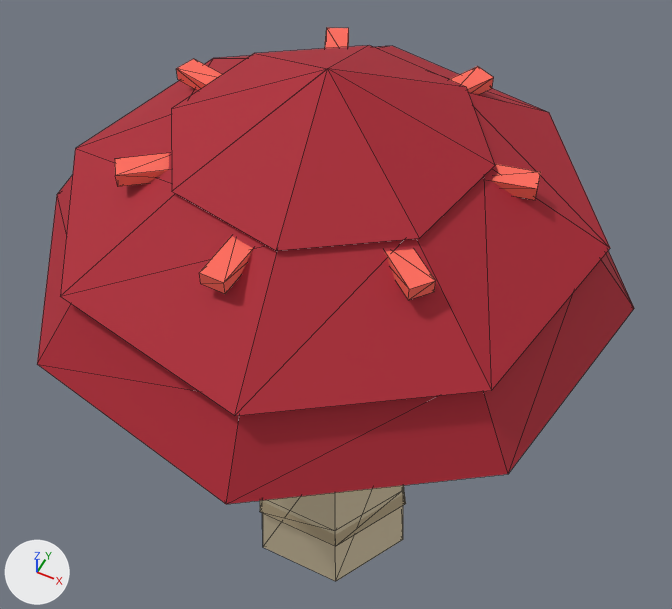
Before and after pictures for a commit that changed the glTF model assets/models/mushrooms/kazar.gltf.
One viewpoint serves both versions: a camera (50 mm lens) standing at (0.238, -0.464, 0.92) and looking at (-0.007, 0.026, 0.307). Lighting does not change. The marker at lower left points along +X, +Y and +Z. The picture after the commit comes second. Mesh edges are drawn as thin lines. Vertices at exactly the same position are counted once.

The first picture shows 'cap_mid_1', 'cap_rim', 'cap_top', 'cap_vein_0', 'cap_vein_1', 'cap_vein_2', 'cap_vein_3', 'cap_vein_4', 'cap_vein_5', 'cap_vein_6', 'stem', 'stem_ring_0'.
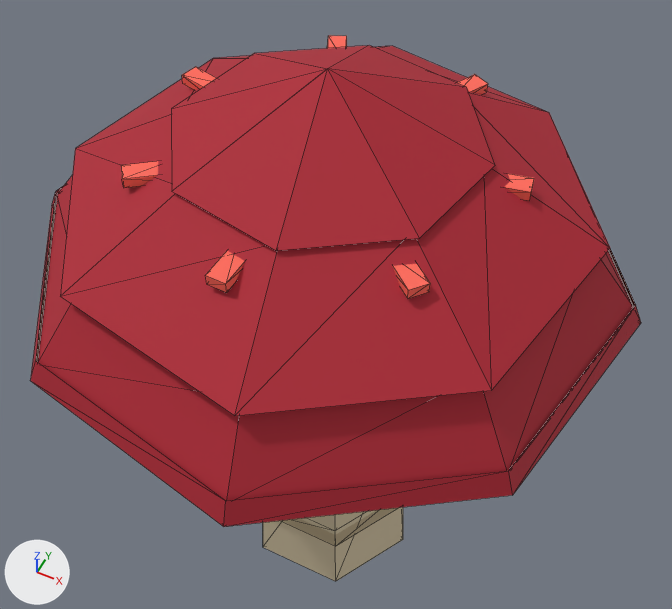
What the commit changed:
me_cap_vein_0 is used by ob_cap_vein_0; location (0.0, 0.0, 0.0).
me_cap_vein_0 had 8 vertices, 12 faces and spanned x 0.0993..0.1469, y 0.0108..0.0371, z 0.4968..0.5068.
me_cap_vein_0 now has 8 vertices, 12 faces and spans x 0.1031..0.1432, y 0.0129..0.0349, z 0.4938..0.5018.
me_cap_vein_0 part 1: the whole mesh is scaled about its middle by (0.844, 0.835, 0.8), then moved by (0.0, 0.0, -0.004).
me_cap_vein_1 is used by ob_cap_vein_1; location (0.0, 0.0, 0.0).
me_cap_vein_1 had 8 vertices, 12 faces and spanned x 0.0397..0.0765, y 0.0871..0.1353, z 0.4968..0.5068.
me_cap_vein_1 now has 8 vertices, 12 faces and spans x 0.0426..0.0735, y 0.0909..0.1315, z 0.4938..0.5018.
me_cap_vein_1 part 2: the whole mesh is scaled about its middle by (0.84, 0.844, 0.8), then moved by (0.0, 0.0, -0.004).
me_cap_vein_2 is used by ob_cap_vein_2; location (0.0, 0.0, 0.0).
me_cap_vein_2 had 8 vertices, 12 faces and spanned x -0.0681..-0.0334, y 0.0905..0.1389, z 0.4968..0.5068.
me_cap_vein_2 now has 8 vertices, 12 faces and spans x -0.0653..-0.0362, y 0.0943..0.1351, z 0.4938..0.5018.
me_cap_vein_2 part 3: the whole mesh is scaled about its middle by (0.839, 0.844, 0.8), then moved by (0.0, 0.0, -0.004).
me_cap_vein_3 is used by ob_cap_vein_3; location (0.0, 0.0, 0.0).
me_cap_vein_3 had 8 vertices, 12 faces and spanned x -0.1454..-0.0973, y 0.0174..0.0463, z 0.4968..0.5068.
me_cap_vein_3 now has 8 vertices, 12 faces and spans x -0.1416..-0.101, y 0.0198..0.0439, z 0.4938..0.5018.
me_cap_vein_3 part 4: the whole mesh is scaled about its middle by (0.844, 0.837, 0.8), then moved by (0.0, 0.0, -0.004).
me_cap_vein_4 is used by ob_cap_vein_4; location (0.0, 0.0, 0.0).
me_cap_vein_4 had 8 vertices, 12 faces and spanned x -0.124..-0.0771, y -0.0957..-0.0543, z 0.4968..0.5068.
me_cap_vein_4 now has 8 vertices, 12 faces and spans x -0.1203..-0.0808, y -0.0924..-0.0576, z 0.4938..0.5018.
me_cap_vein_4 part 5: the whole mesh is scaled about its middle by (0.844, 0.842, 0.8), then moved by (0.0, 0.0, -0.004).
me_cap_vein_5 is used by ob_cap_vein_5; location (0.0, 0.0, 0.0).
me_cap_vein_5 had 8 vertices, 12 faces and spanned x -0.0138..0.0057, y -0.1482..-0.1026, z 0.4968..0.5068.
me_cap_vein_5 now has 8 vertices, 12 faces and spans x -0.0122..0.004, y -0.1446..-0.1061, z 0.4938..0.5018.
me_cap_vein_5 part 6: the whole mesh is scaled about its middle by (0.833, 0.844, 0.8), then moved by (0.0, 0.0, -0.004).
me_cap_vein_6 is used by ob_cap_vein_6; location (0.0, 0.0, 0.0).
me_cap_vein_6 had 8 vertices, 12 faces and spanned x 0.0725..0.1185, y -0.1028..-0.0599, z 0.4968..0.5068.
me_cap_vein_6 now has 8 vertices, 12 faces and spans x 0.0762..0.1148, y -0.0994..-0.0633, z 0.4938..0.5018.
me_cap_vein_6 part 7: the whole mesh is scaled about its middle by (0.843, 0.842, 0.8), then moved by (0.0, 0.0, -0.004).
Mesh me_cap_lip is new.
It has 16 vertices, 22 faces and spans x -0.239..0.239, y -0.239..0.239, z 0.389..0.407.
It uses material mat_mushroom (picture img_0).
Object 'cap_lip' (ob_cap_lip) is new; it shows me_cap_lip.
Its location is (0.0, 0.0, 0.0).

What differs and where, as boxes [x1, y1, x2, y2] in the pictures (672 x 609 px):
'cap_lip', added: after [31, 187, 641, 527]
'cap_vein_5', moved, rescaled: before [199, 236, 253, 294]; after [205, 251, 245, 292]
'cap_vein_6', moved, rescaled: before [385, 249, 436, 300]; after [393, 264, 430, 299]
'cap_vein_4', moved, rescaled: before [115, 153, 169, 187]; after [121, 161, 158, 188]
'cap_vein_0', moved, rescaled: before [491, 164, 541, 200]; after [505, 173, 534, 201]
'cap_vein_3', moved, rescaled: before [176, 59, 222, 90]; after [182, 67, 216, 90]
'cap_vein_1', moved, rescaled: before [449, 66, 494, 94]; after [457, 74, 488, 94]
'cap_vein_2', moved, rescaled: before [325, 28, 349, 48]; after [327, 36, 347, 48]
